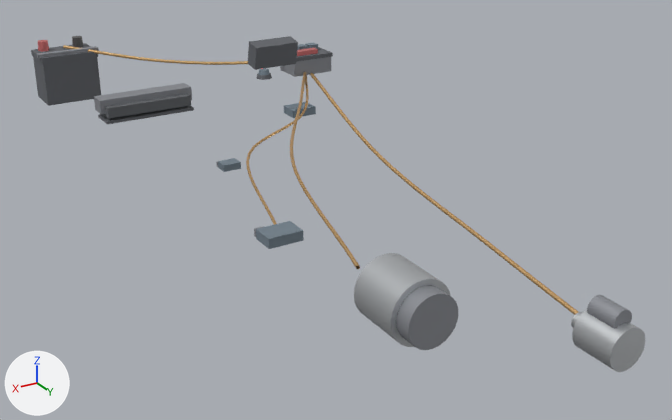
An edit to the glTF model public/models/components/elec.glb, drawn before and after from the same camera.
Rendered twice from a camera (50 mm lens) standing at (1.8, 2.98, 1.41) and looking at (-0.11, -0.2, -0.18). Arrows for +X, +Y and +Z are at lower left; the lights stay in place. The first picture is the older version. Where no turn or scale is listed for an object, it has been applied to the vertices. Vertices at exactly the same position are counted once.

Names of what the first picture shows: 'body', 'body.001', 'cabinFilterCover', 'cabinFilterSlot', 'case', 'frame', 'harnessAlternatorToJunction', 'harnessBatteryToJunction', 'harnessJunctionToModules', 'harnessJunctionToStarter', 'holdDown', 'housing', 'housing.001', 'housing.003', 'lid', 'lid.001', 'postNegative', 'postPositive', 'rearHousing', 'solenoid' and 8 more.
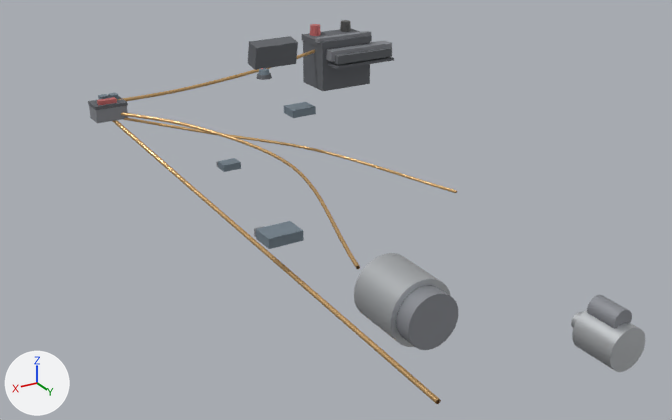
The change, as a list of edits to the scene's bpy script:
```text
Change me_housing:
    remove me_housing.from_pydata(...)  # 8 vertices, 12 faces; spans x -0.11..0.11, y -0.08..0.08, z -0.04..0.04
    add me_housing.from_pydata(...)  # 8 vertices, 12 faces; spans x -0.07..0.07, y -0.05..0.05, z -0.03..0.03
    me_housing part 1: the whole mesh is scaled about its middle by (0.636, 0.625, 0.75)
Change me_harnessbatterytojunction:
    remove me_harnessbatterytojunction.from_pydata(...)  # 300 vertices, 576 faces; spans x -0.553..0.555, y -1.856..-1.242, z 0.192..0.288
    add me_harnessbatterytojunction.from_pydata(...)  # 300 vertices, 576 faces; spans x -0.621..0.621, y -1.058..-0.942, z 0.209..0.328
    me_harnessbatterytojunction part 2: 300 of 300 vertices moved; they spanned x -0.553..0.555, y -1.856..-1.242, z 0.192..0.288 and now span x -0.621..0.621, y -1.058..-0.942, z 0.209..0.328; mean shift (-0.024, 0.516, 0.025)
Change me_harnessjunctiontostarter:
    remove me_harnessjunctiontostarter.from_pydata(...)  # 300 vertices, 576 faces; spans x -0.56..-0.34, y -1.25..1.15, z -0.21..0.17
    add me_harnessjunctiontostarter.from_pydata(...)  # 300 vertices, 576 faces; spans x 0.34..0.63, y -0.95..1.15, z -0.21..0.17
    me_harnessjunctiontostarter part 3: 300 of 300 vertices moved; they spanned x -0.56..-0.34, y -1.25..1.15, z -0.21..0.17 and now span x 0.34..0.63, y -0.95..1.15, z -0.21..0.17; mean shift (0.87, 0.14, -0.01)
Change me_harnessalternatortojunction:
    remove me_harnessalternatortojunction.from_pydata(...)  # 300 vertices, 576 faces; spans x -0.56..0.36, y -1.25..0.7, z 0.04..0.17
    add me_harnessalternatortojunction.from_pydata(...)  # 300 vertices, 576 faces; spans x 0.14..0.63, y -0.95..0.7, z 0.04..0.19
    me_harnessalternatortojunction part 4: 288 of 300 vertices moved; they spanned x -0.56..0.33, y -1.25..0.61, z 0.05..0.17 and now span x 0.14..0.63, y -0.95..0.63, z 0.05..0.19; mean shift (0.33, 0.15, 0.02); largest move (-0.54, -1.25, 0.16) -> (0.63, -0.95, 0.18)
Change me_harnessjunctiontomodules:
    remove me_harnessjunctiontomodules.from_pydata(...)  # 300 vertices, 576 faces; spans x -0.56..0.41, y -1.25..0.25, z -0.01..0.15
    add me_harnessjunctiontomodules.from_pydata(...)  # 300 vertices, 576 faces; spans x -0.41..0.62, y -0.95..0.25, z -0.01..0.17
    me_harnessjunctiontomodules part 5: 300 of 300 vertices moved; they spanned x -0.56..0.41, y -1.25..0.25, z -0.01..0.15 and now span x -0.41..0.62, y -0.95..0.25, z -0.01..0.17; mean shift (0.05, 0.12, 0.01)
Change ob_case:
    ob_case.location: (0.55, -1.85, 0.12) -> (-0.62, -1.05, 0.22)
Change ob_lid:
    ob_lid.location: (0.55, -1.85, 0.245) -> (-0.62, -1.05, 0.345)
Change ob_postpositive:
    ob_postpositive.location: (0.64, -1.91, 0.285) -> (-0.53, -1.11, 0.385)
Change ob_postnegative:
    ob_postnegative.location: (0.46, -1.91, 0.285) -> (-0.71, -1.11, 0.385)
Change ob_holddown:
    ob_holddown.location: (0.55, -1.78, 0.265) -> (-0.62, -0.98, 0.365)
Change ob_housing:
    ob_housing.location: (-0.55, -1.25, 0.18) -> (0.62, -0.95, 0.18)
Change ob_lid_001:
    ob_lid_001.location: (-0.55, -1.25, 0.23) -> (0.62, -0.95, 0.218)
Change ob_frame:
    ob_frame.location: (0.48, -0.85, 0.22) -> (-0.68, -0.92, 0.28)
Change ob_cabinfiltercover:
    ob_cabinfiltercover.location: (0.48, -0.85, 0.18) -> (-0.68, -0.92, 0.245)
Change ob_cabinfilterslot:
    ob_cabinfilterslot.location: (0.48, -0.87, 0.24) -> (-0.68, -0.935, 0.295)
```

Where the change shows, as pixel boxes [x1, y1, x2, y2] in the pictures (672 x 420 px):
'case', moved: before [33, 57, 101, 106]; after [303, 41, 370, 91]
'harnessJunctionToStarter', reshaped: before [310, 73, 578, 315]; after [112, 120, 441, 404]
'cabinFilterSlot', moved: before [94, 83, 192, 114]; after [326, 40, 392, 62]
'harnessAlternatorToJunction', reshaped (238% wider, 20% shorter): before [290, 72, 360, 269]; after [121, 112, 360, 269]
'frame', moved: before [103, 94, 191, 119]; after [333, 47, 392, 64]
'harnessJunctionToModules', reshaped (423% wider, 49% shorter): before [246, 75, 309, 225]; after [123, 117, 457, 193]
'lid', moved: before [31, 43, 98, 64]; after [301, 29, 372, 48]
'housing', moved, rescaled (23% narrower, 10% shorter): before [280, 57, 331, 77]; after [89, 105, 128, 123]
'harnessBatteryToJunction', reshaped: before [63, 45, 248, 65]; after [118, 49, 315, 101]
'cabinFilterCover', moved: before [98, 106, 194, 124]; after [328, 57, 394, 69]
'holdDown', moved: before [37, 46, 99, 59]; after [315, 31, 371, 43]
'lid.001', moved: before [296, 47, 333, 62]; after [88, 96, 128, 110]
'postPositive', moved: before [38, 40, 49, 52]; after [310, 24, 321, 36]
'postNegative', moved: before [72, 36, 83, 47]; after [340, 20, 351, 32]
